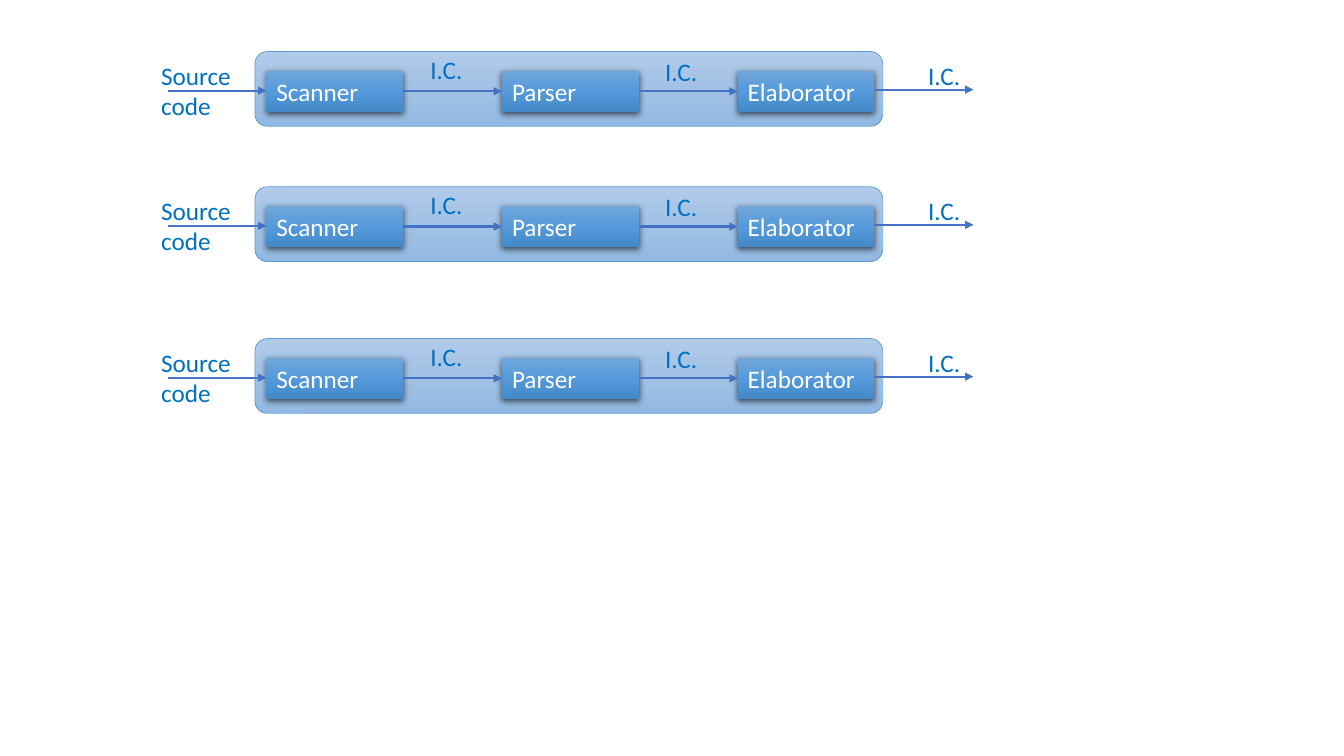
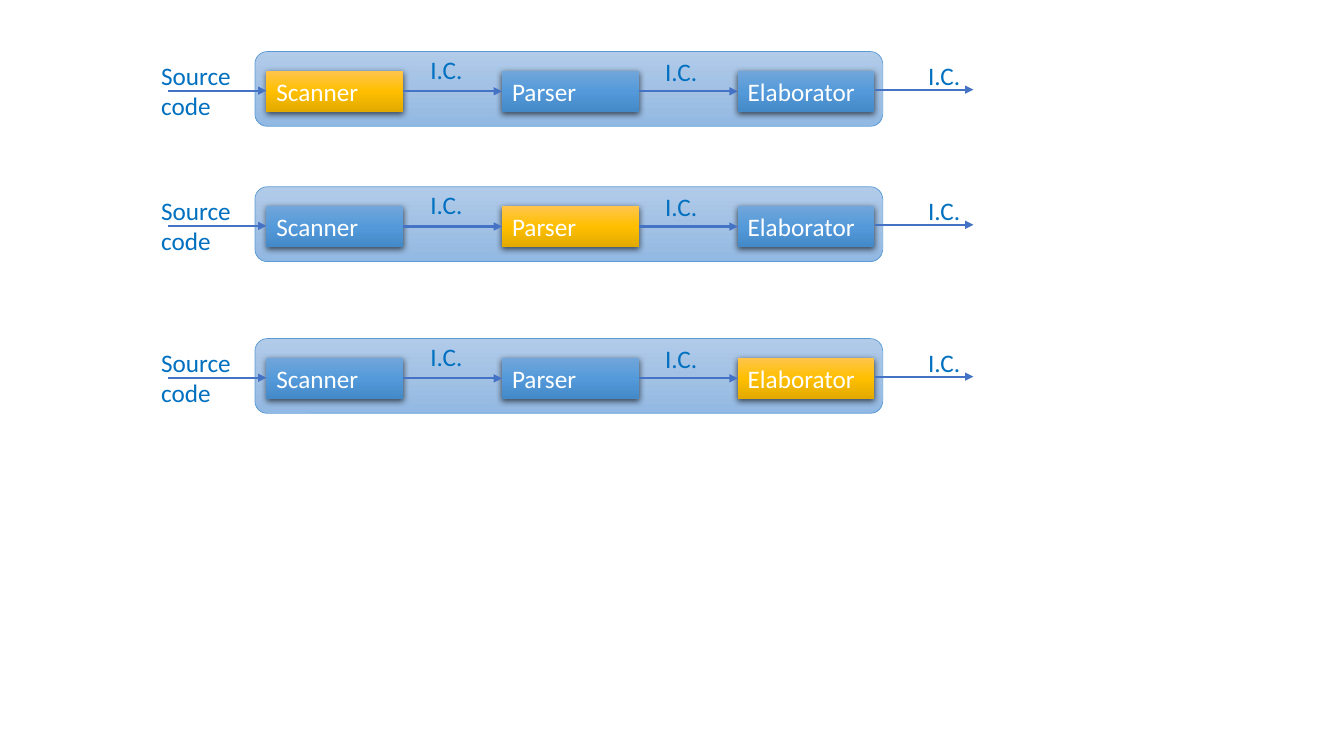
Before and after one commit to Typee-Language/Typee, a slide deck: slide 2 of _Global_Documentation/Picts/typee-design-all-figures.pptx. Drawn at 1344x756 pixels with LibreOffice and Linux fonts; fonts in the diff are those of the drawing. Boxes give left, top, right and bottom in pixels: in the first picture for what was removed or moved away, otherwise in the second. Text is boxed around its words. In the diff, an @@ line names an element or a change of style, - is before the commit and + after.

```diff
--- a/_Global_Documentation/Picts/typee-design-all-figures.pptx
+++ b/_Global_Documentation/Picts/typee-design-all-figures.pptx
@@ fill gradient #71A6DB to #559BDB to #448ACA to gradient #FFC64B to #FFC000 to #E3AB00 in 3 elements at (x1=738, y1=358, x2=875, y2=398), (x1=266, y1=71, x2=403, y2=111), (x1=502, y1=207, x2=639, y2=247) @@
```
Also in this commit, not shown: 1 other slide changed.
